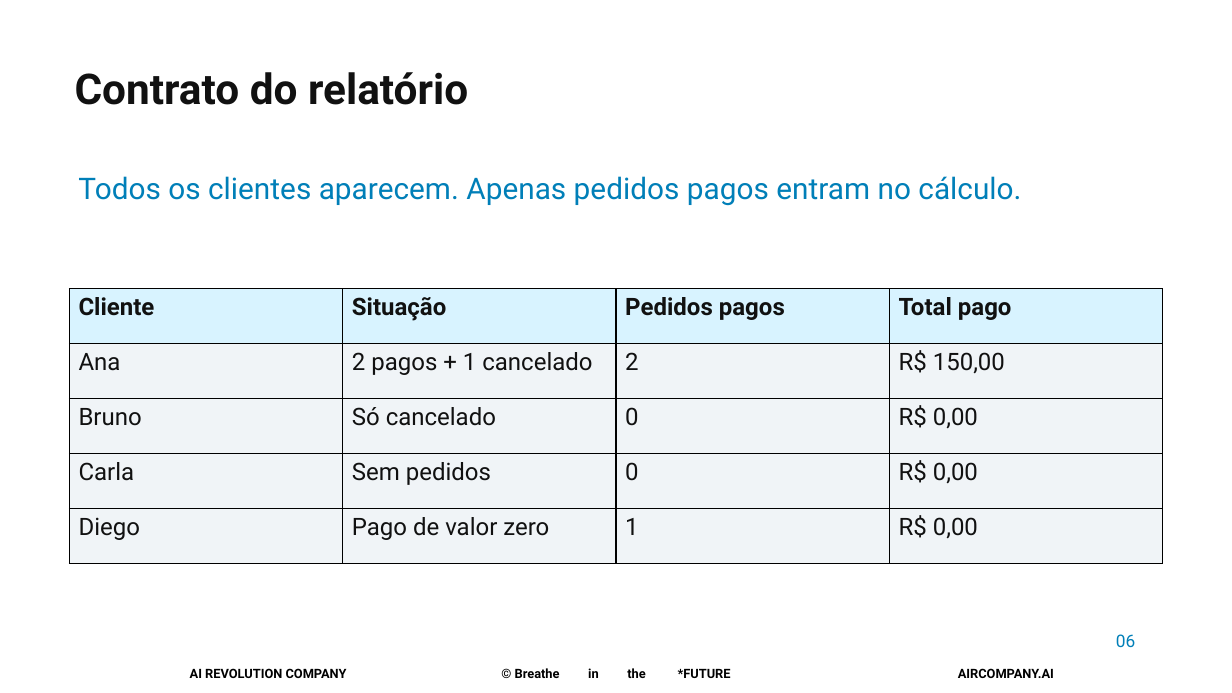
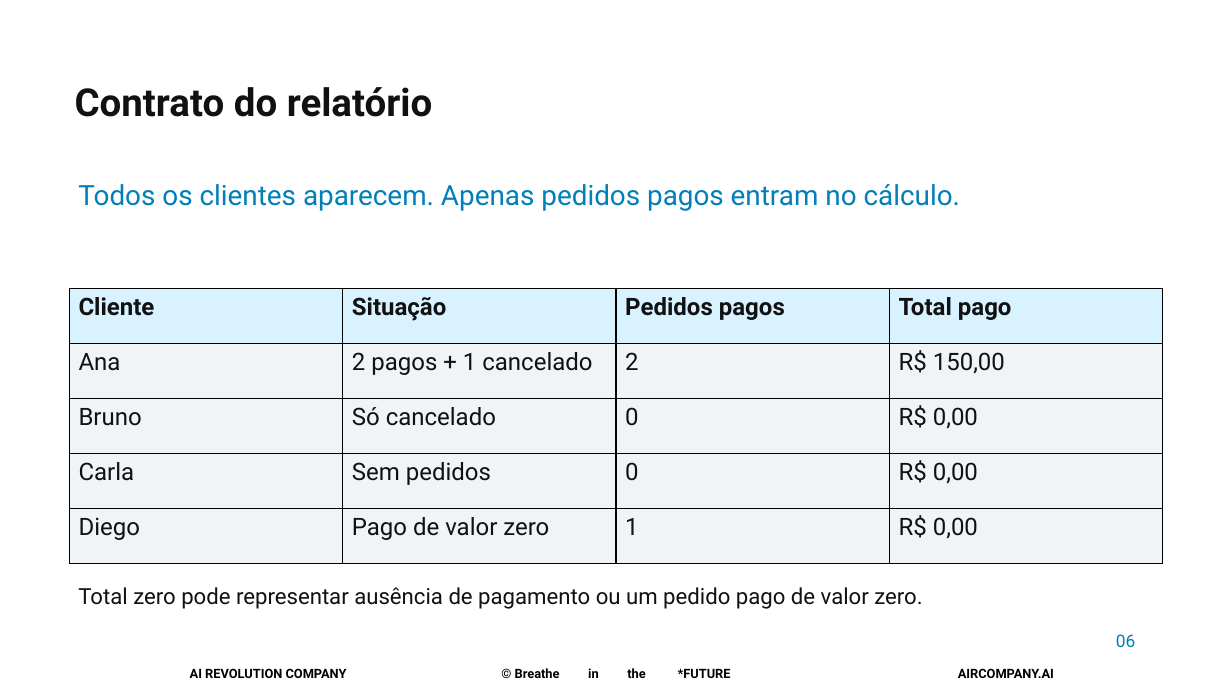
Before and after one commit to pedropalmieri/workshop4-pr-sql-ia, a slide deck: slide 6 of materiais/Workshop4-19nov2026.pptx. Drawn at 1232x693 pixels with LibreOffice and Linux fonts; fonts in the diff are those of the drawing; background and template pictures are left out. Boxes give left, top, right and bottom in pixels: in the first picture for what was removed or moved away, otherwise in the second. Text is boxed around its words. In the diff, an @@ line names an element or a change of style, - is before the commit and + after.

```diff
--- a/materiais/Workshop4-19nov2026.pptx
+++ b/materiais/Workshop4-19nov2026.pptx
@@ text "Contrato do relatório": place and size @@
-text "Contrato do relatório" at box(75, 72, 468, 105)
+text "Contrato do relatório" at box(75, 87, 432, 117)
@@ text "Contrato do relatório" at box(75, 87, 432, 117): size 33 to 30 pt @@
@@ text "Todos os clientes aparecem. Apenas ...": place and size @@
-text "Todos os clientes aparecem. Apenas ..." at box(78, 176, 1021, 206)
+text "Todos os clientes aparecem. Apenas ..." at box(78, 184, 960, 211)
@@ text "Todos os clientes aparecem. Apenas ..." at box(78, 184, 960, 211): size 23.2 to 21.8 pt @@
@@ text added at box(78, 587, 922, 609), 17.2 pt, text #111111 @@
+Total zero pode representar ausência de pagamento ou um pedido pago de valor zero.
```
Also in this commit, not shown: 6 other slides changed, 7 slides added, 7 slides removed.
